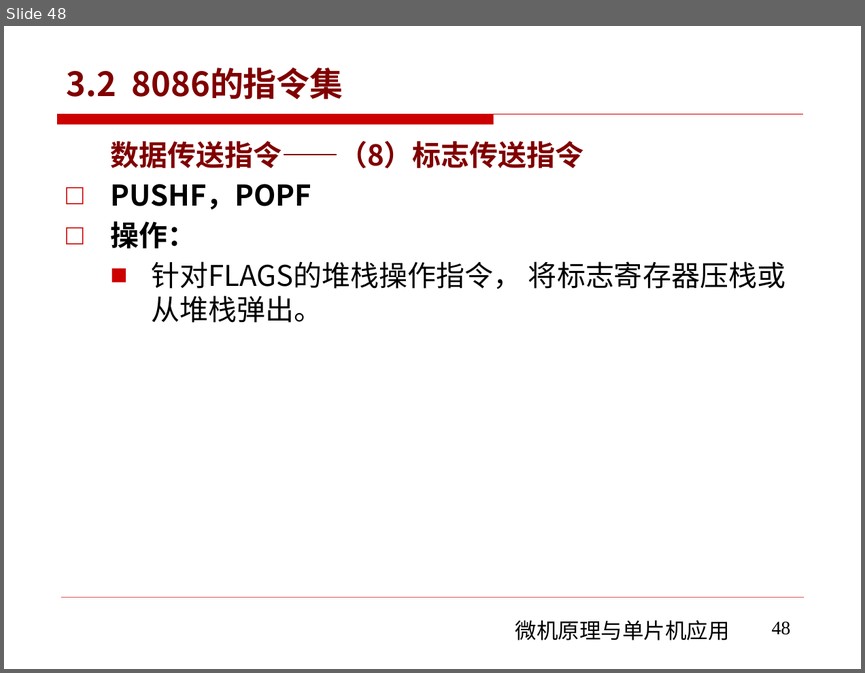
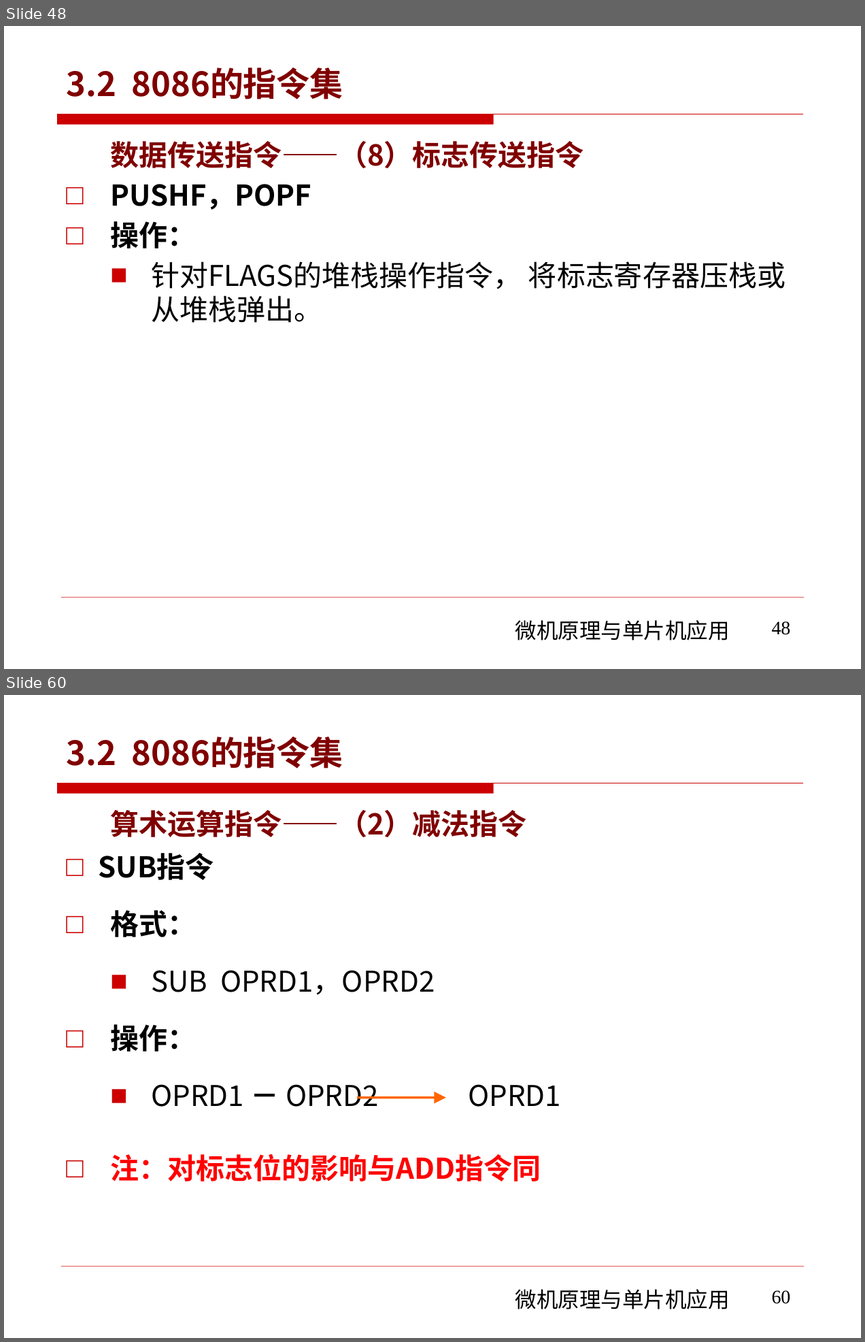
Before and after one commit to rshouc/Microcomputer, a slide deck: PPT/The Principle of Microcomputer/第三章 微机原理（8086的指令系统-指令集).pptx. Shown one above the other, each under a label of ours: slide 48 before the commit, slides 48 and 60 after it; the slides between them are not shown. The pictures are 865x673 and 865x1342 pixels, drawn with LibreOffice and Linux fonts; fonts in the diff are those of the drawing; background and template pictures are left out. Boxes give left, top, right and bottom in pixels: in the first picture for what was removed or moved away, otherwise in the second. Text is boxed around its words. In the diff, an @@ line names an element or a change of style, - is before the commit and + after.

```diff
--- a/PPT/The Principle of Microcomputer/第三章 微机原理（8086的指令系统-指令集).pptx
+++ b/PPT/The Principle of Microcomputer/第三章 微机原理（8086的指令系统-指令集).pptx
@@ slide 60 added at [4, 695, 861, 1338], background #FFFFFF; not listed: 3 template elements that a slide beside it also shows @@
@@ title added at [67, 736, 343, 768], 28 pt, text #800000, bold @@
+3.2 8086的指令集
@@ text added at [99, 810, 561, 1181], 24 pt, text #000000 @@
+算术运算指令——（2）减法指令
+□ SUB指令
+□ 格式：
+  ■ SUB OPRD1，OPRD2
+□ 操作：
+  ■ OPRD1 － OPRD2 OPRD1
+□ 注：对标志位的影响与ADD指令同
@@ arrow added from (358, 1097) to (446, 1097), #FF6600 2 pt @@
@@ page number added at [772, 1290, 791, 1304], 16 pt, text #000000 @@
+60
```
Also in this commit, not shown: 111 other slides added.
